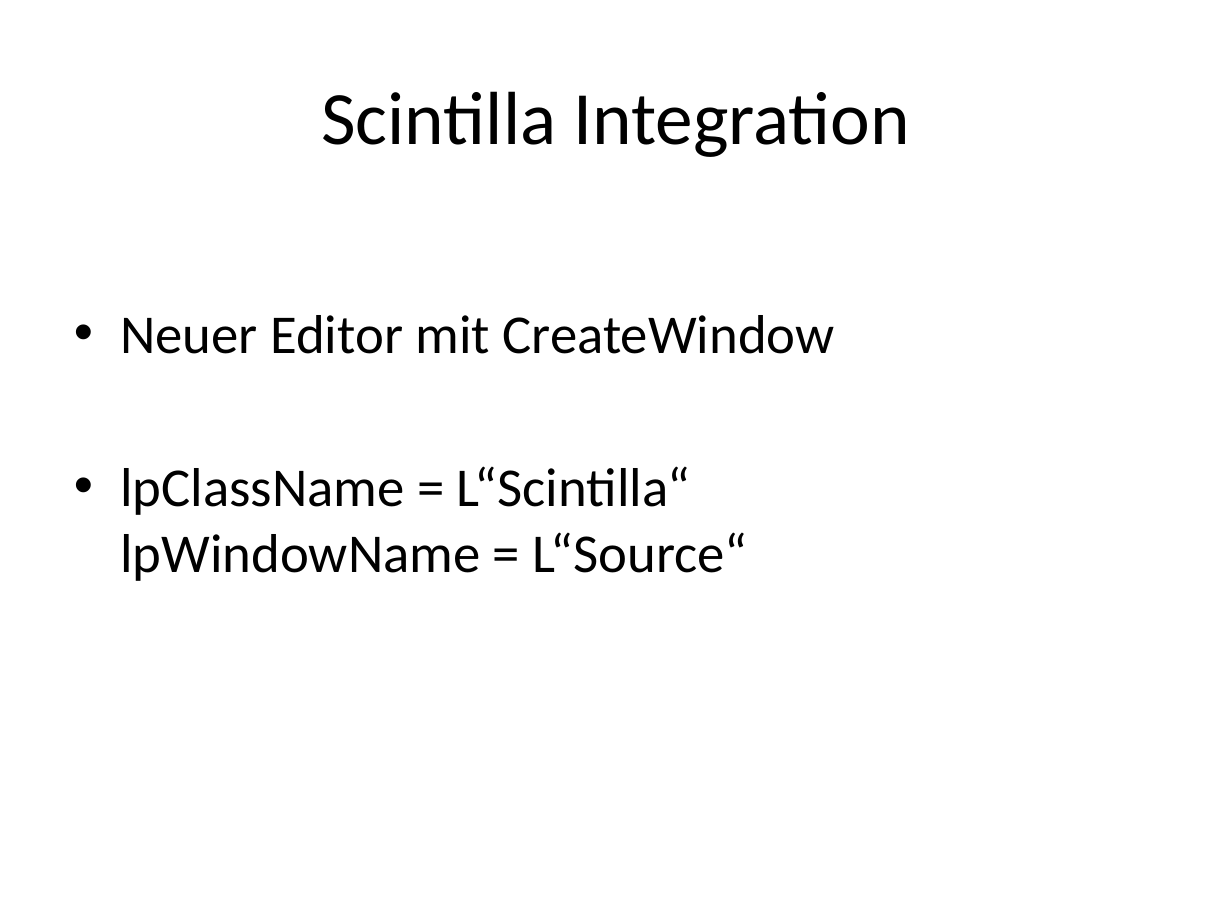
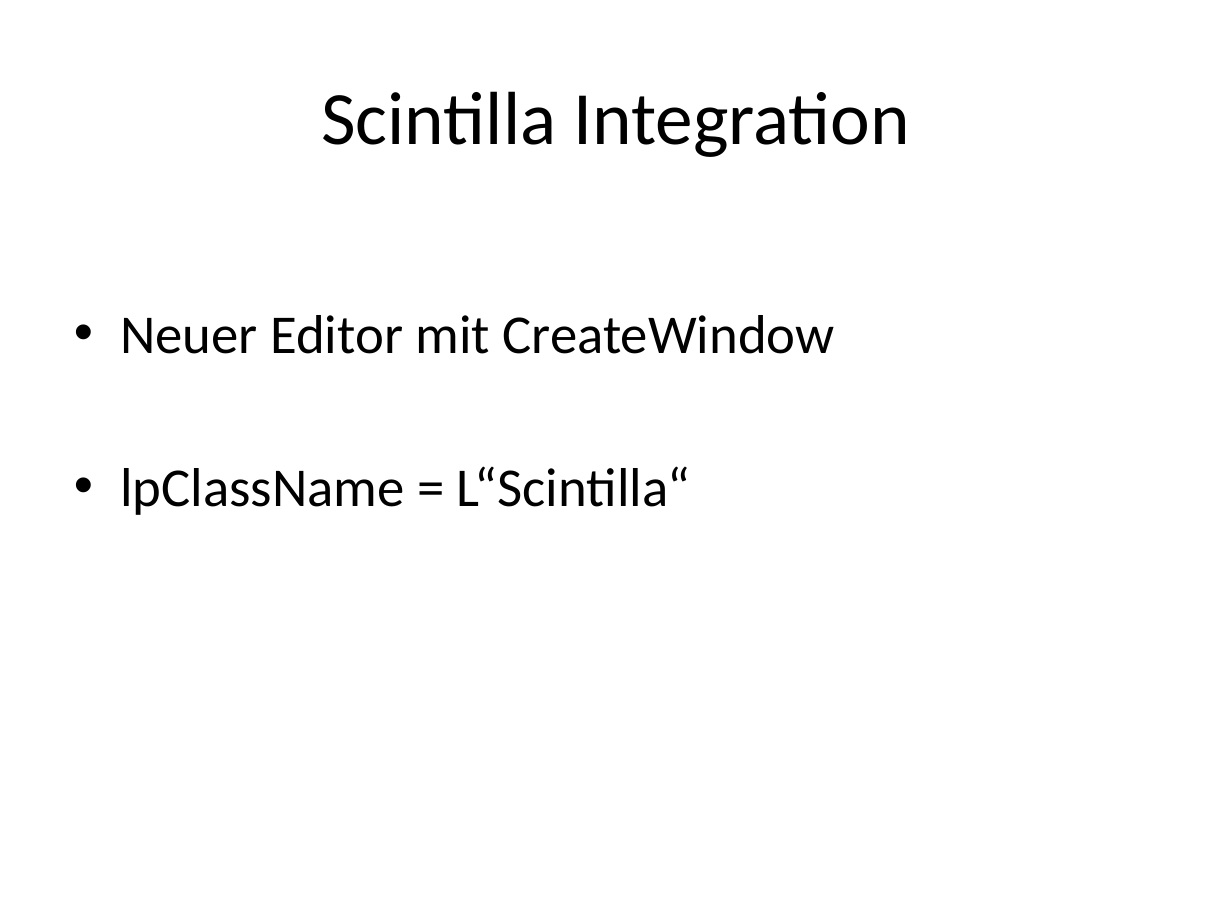
Before and after one commit to y2kbugger/mmix.cs.hm.edu, a slide deck: slide 22 of util/trunk/mmixedit/doc/MMIXEdit.pptx (slide 20 before the commit). Drawn at 1232x924 pixels with LibreOffice and Linux fonts; fonts in the diff are those of the drawing. Boxes give left, top, right and bottom in pixels: in the first picture for what was removed or moved away, otherwise in the second. Text is boxed around its words. In the diff, an @@ line names an element or a change of style, - is before the commit and + after.

```diff
--- a/util/trunk/mmixedit/doc/MMIXEdit.pptx
+++ b/util/trunk/mmixedit/doc/MMIXEdit.pptx
@@ text at (x1=120, y1=466, x2=690, y2=515): text changed @@
-• lpClassName = L“Scintilla“
-  lpWindowName = L“Source“
+• lpClassName = L“Scintilla“
```
Also in this commit, not shown: 2 other slides changed, 2 slides added, 2 other files.
